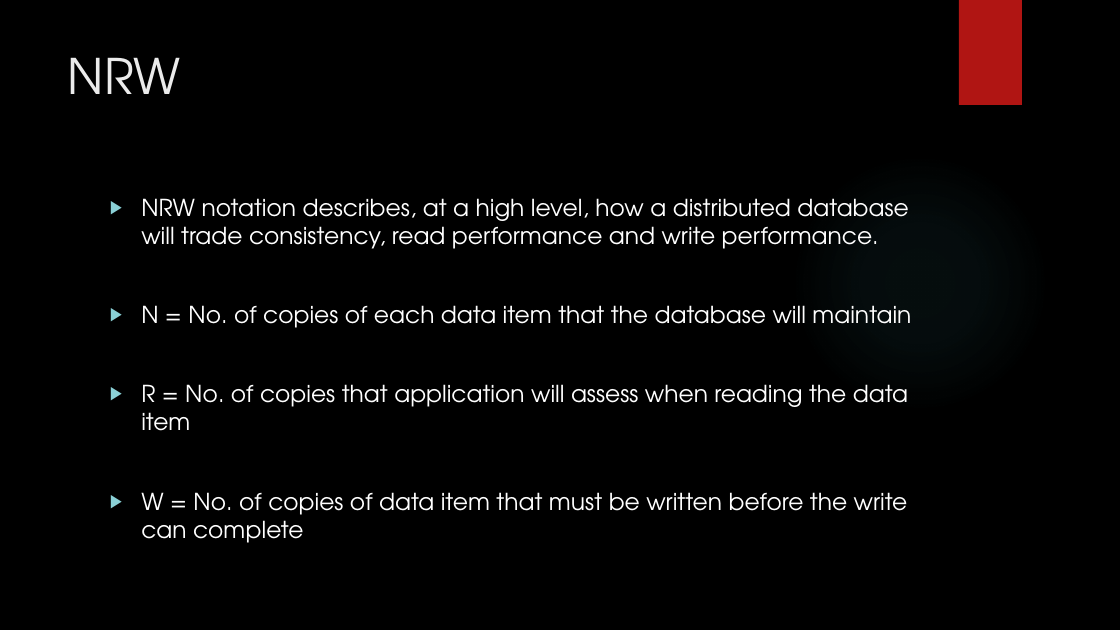
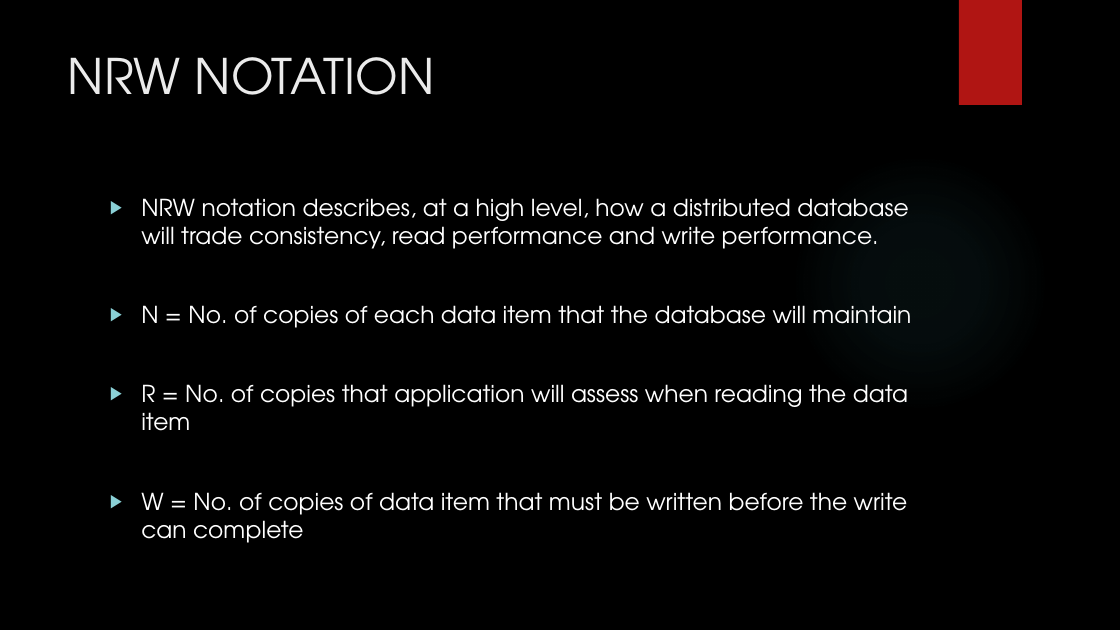
Before and after one commit to MaxWOU/cs364pptx, a slide deck: slide 4 of group6slidshow.pptx. Drawn at 1120x630 pixels with LibreOffice and Linux fonts; fonts in the diff are those of the drawing; background and template pictures are left out. Boxes give left, top, right and bottom in pixels: in the first picture for what was removed or moved away, otherwise in the second. Text is boxed around its words. In the diff, an @@ line names an element or a change of style, - is before the commit and + after.

```diff
--- a/group6slidshow.pptx
+++ b/group6slidshow.pptx
@@ title at box(68, 57, 434, 95): text changed @@
-NRW
+NRW NOTATION
```
Also in this commit, not shown: 3 other slides changed, 1 slide added.
